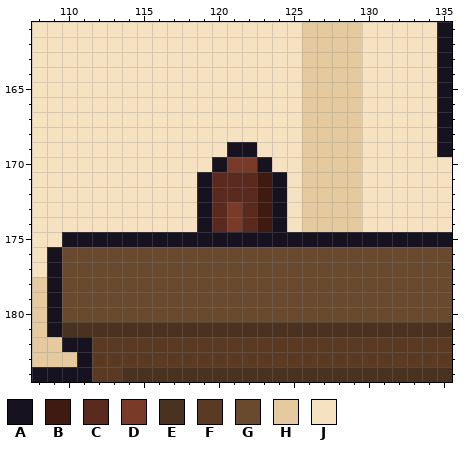
A pixel-art file gets an edit: office/site_vet_office_b.aseprite. The first picture shows the starting point.
320x320 pixels, 1 frame. Colours within 5 levels of each other are drawn and written as one. Shown: x 108..135, y 161..184.
Palette (. is transparent): A #17121f  B #3e1a10  C #5a2a1e  D #7a3a28  E #4a3220  F #5a3a22  G #6a4a2e  H #e4ca9e  J #f6e2c0
Pixels before, first column x 108:
161 JJJJJJJJJJJJJJJJJJHHHHJJJJJA
162 JJJJJJJJJJJJJJJJJJHHHHJJJJJA
163 JJJJJJJJJJJJJJJJJJHHHHJJJJJA
164 JJJJJJJJJJJJJJJJJJHHHHJJJJJA
165 JJJJJJJJJJJJJJJJJJHHHHJJJJJA
166 JJJJJJJJJJJJJJJJJJHHHHJJJJJA
167 JJJJJJJJJJJJJJJJJJHHHHJJJJJA
168 JJJJJJJJJJJJJJJJJJHHHHJJJJJA
169 JJJJJJJJJJJJJAAJJJHHHHJJJJJA
170 JJJJJJJJJJJJADDAJJHHHHJJJJJJ
171 JJJJJJJJJJJACCCBAJHHHHJJJJJJ
172 JJJJJJJJJJJACCCBAJHHHHJJJJJJ
173 JJJJJJJJJJJACDCBAJHHHHJJJJJJ
174 JJJJJJJJJJJACDCBAJHHHHJJJJJJ
175 JJAAAAAAAAAAAAAAAAAAAAAAAAAA
176 JAGGGGGGGGGGGGGGGGGGGGGGGGGG
177 JAGGGGGGGGGGGGGGGGGGGGGGGGGG
178 HAGGGGGGGGGGGGGGGGGGGGGGGGGG
179 HAGGGGGGGGGGGGGGGGGGGGGGGGGG
180 HAGGGGGGGGGGGGGGGGGGGGGGGGGG
181 HAEEEEEEEEEEEEEEEEEEEEEEEEEE
182 HHAAFFFFFFFFFFFFFFFFFFFFFFFF
183 HHHAFFFFFFFFFFFFFFFFFFFFFFFF
184 AAAAFFEEEEEEEEEEEEEEEEEEEEEE
After the commit:
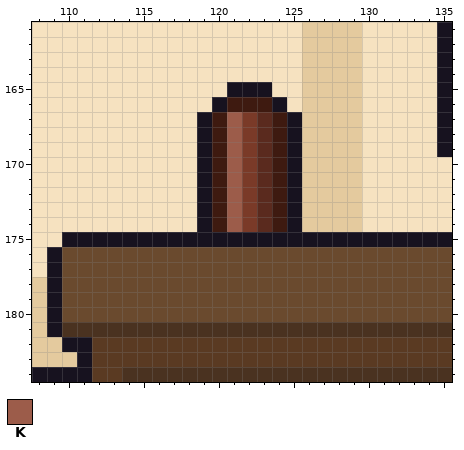
Colours new in this view: K #9c5c4a
Difference:
Layer "Chair":
y 165: x 121..123 JJJ -> AAA
y 166: x 120..124 JJJJJ -> ABBBA
y 167..168: x 119..125 JJJJJJJ -> ABKDCBA
y 169: x 119..125 JJAAJJJ -> ABKDCBA
y 170: x 119..121 JAD -> ABK; x 123..125 AJJ -> CBA
y 171..172: x 120..125 CCCBAJ -> BKDCBA
y 173..174: x 120..125 CDCBAJ -> BKDCBA
